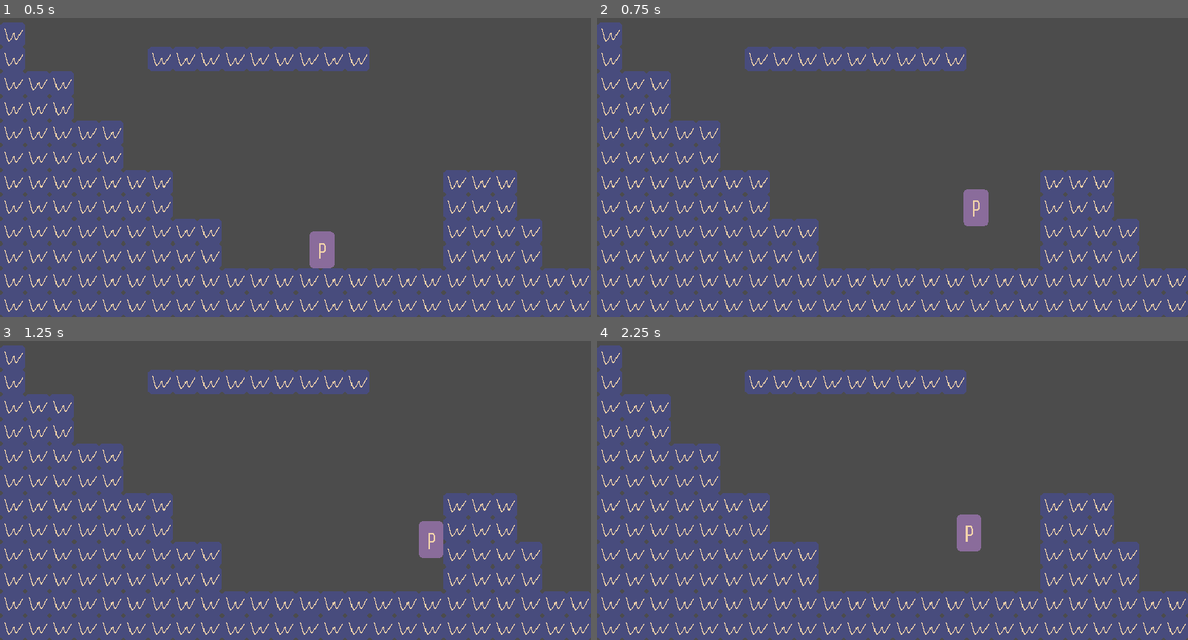
Above: before the commit, frames 1-4 (two rows, left to right).
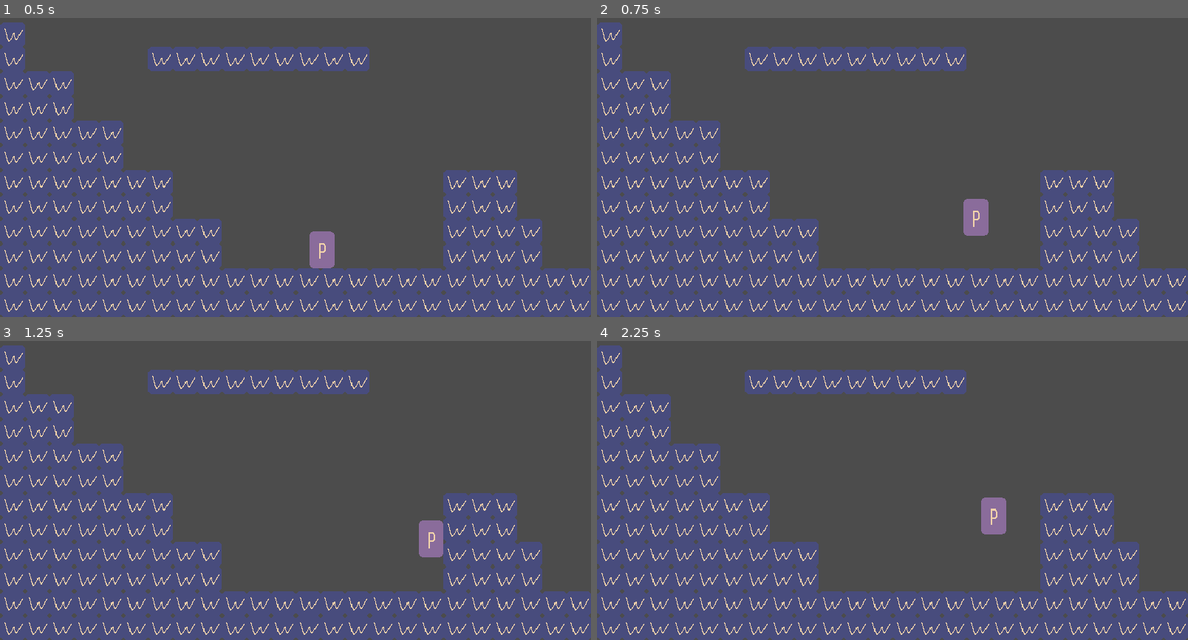
Above: after the commit, the same moments.

Repository: sredna43/godot-multiplayer
Game: Godot game, scene res://utils/SceneHandler.tscn
The game is run twice, just before and just after one commit, with the same random seed, the same clock (stepped at 60 frames per second) and the same inputs.
Inputs:
- Up to frame 1 (0.5 s): no input
- Up to frame 2 (0.75 s): hold D (move_right) from 0.53 s (still down); tap Space (jump) at 0.6 s
- Up to frame 3 (1.25 s): keep holding D (move_right); tap Space (jump) at 0.77, 1.07 s
- Up to frame 4 (2.25 s): tap Space (jump) at 1.35, 1.52, 1.82, 2.1 s; release D (move_right) at 2.03 s; hold A (move_left) from 2.03 s (still down)

Frame 1 is identical in both runs. In frame 2, 0.3% of the frame differs, in the area x 62-67%, y 57-73%; in frame 3, less than 0.1%; in frame 4, 1.0%, in the area x 60-70%, y 52-71%.

Commit message:
refine movement

Diff:
--- a/scenes/entities/Entity.gd
+++ b/scenes/entities/Entity.gd
@@ -8,7 +8,7 @@
 var animation_player: AnimationPlayer setget _set_animation_player
 onready var gravity: int = Constants.GRAVITY
 var velocity: Vector2 = Vector2()
-var speed: int setget _set_speed
+onready var speed: int setget _set_speed
 
 func _set_state_machine(sm: EntityFSM) -> void:
 	state_machine = sm
@@ -20,7 +20,7 @@
 	speed = sp
 
 func apply_gravity() -> void:
-	velocity.y += gravity
+	velocity.y = clamp(velocity.y + gravity, -Constants.TERMINAL_VELOCITY, Constants.TERMINAL_VELOCITY)
 
 func move() -> void:
 	velocity = move_and_slide(velocity, Vector2.UP)
--- a/scenes/entities/player/Player.gd
+++ b/scenes/entities/player/Player.gd
@@ -3,6 +3,9 @@
 
 var h_input: float = 0
 onready var jump_power = Constants.PLAYER_JUMP_POWER
+onready var air_resistance = Constants.PLAYER_AIR_RESISTANCE
+onready var air_accel = Constants.PLAYER_AIR_ACCELERATION
+onready var jump_cancel = Constants.PLAYER_JUMP_CANCEL
 
 onready var l_floor_feeler = $Feelers/LFloorFeeler
 onready var r_floor_feeler = $Feelers/RFloorFeeler
--- a/scenes/entities/player/Player.tscn
+++ b/scenes/entities/player/Player.tscn
@@ -8,19 +8,18 @@
 [ext_resource path="res://scenes/entities/player/states/Air.gd" type="Script" id=6]
 [ext_resource path="res://scenes/entities/player/states/Jump.gd" type="Script" id=7]
 
-[sub_resource type="Animation" id=3]
+[sub_resource type="Animation" id=1]
 resource_name = "air"
 
-[sub_resource type="Animation" id=1]
-resource_name = "idle"
+[sub_resource type="Animation" id=2]
 
-[sub_resource type="Animation" id=5]
+[sub_resource type="Animation" id=3]
 resource_name = "jump"
 
 [sub_resource type="Animation" id=4]
 resource_name = "walk"
 
-[sub_resource type="CapsuleShape2D" id=2]
+[sub_resource type="CapsuleShape2D" id=5]
 radius = 15.9734
 height = 16.1735
 
@@ -34,13 +33,13 @@
 texture = ExtResource( 1 )
 
 [node name="AnimationPlayer" type="AnimationPlayer" parent="Sprite"]
-anims/air = SubResource( 3 )
-anims/idle = SubResource( 1 )
-anims/jump = SubResource( 5 )
+anims/air = SubResource( 1 )
+anims/idle = SubResource( 2 )
+anims/jump = SubResource( 3 )
 anims/walk = SubResource( 4 )
 
 [node name="CollisionShape2D" type="CollisionShape2D" parent="."]
-shape = SubResource( 2 )
+shape = SubResource( 5 )
 
 [node name="States" type="Node2D" parent="."]
 script = ExtResource( 3 )
--- a/scenes/entities/player/states/Air.gd
+++ b/scenes/entities/player/states/Air.gd
@@ -7,5 +7,9 @@
 	if player.is_on_floor():
 		return "idle"
 	if player.h_input:
-		player.velocity.x = player.speed * player.h_input
+		player.velocity.x = clamp(player.velocity.x + player.air_accel * player.h_input, -player.speed, player.speed)
+	if not player.h_input:
+		player.velocity.x = lerp(player.velocity.x, 0, player.air_resistance)
+	if Input.is_action_just_released("jump"):
+		player.velocity.y = lerp(player.velocity.y, 0, player.jump_cancel)
 	return ""
--- a/utils/Constants.gd
+++ b/utils/Constants.gd
@@ -1,5 +1,9 @@
 extends Node
 
 var GRAVITY: int = 10
+var TERMINAL_VELOCITY: int = 1000
 var PLAYER_SPEED: int = 200
 var PLAYER_JUMP_POWER: int = -300
+var PLAYER_AIR_RESISTANCE: float = 0.03 # smaller number = less resistance
+var PLAYER_AIR_ACCELERATION: float = 10
+var PLAYER_JUMP_CANCEL: float = 0.3 # larger number = quicker cancel
